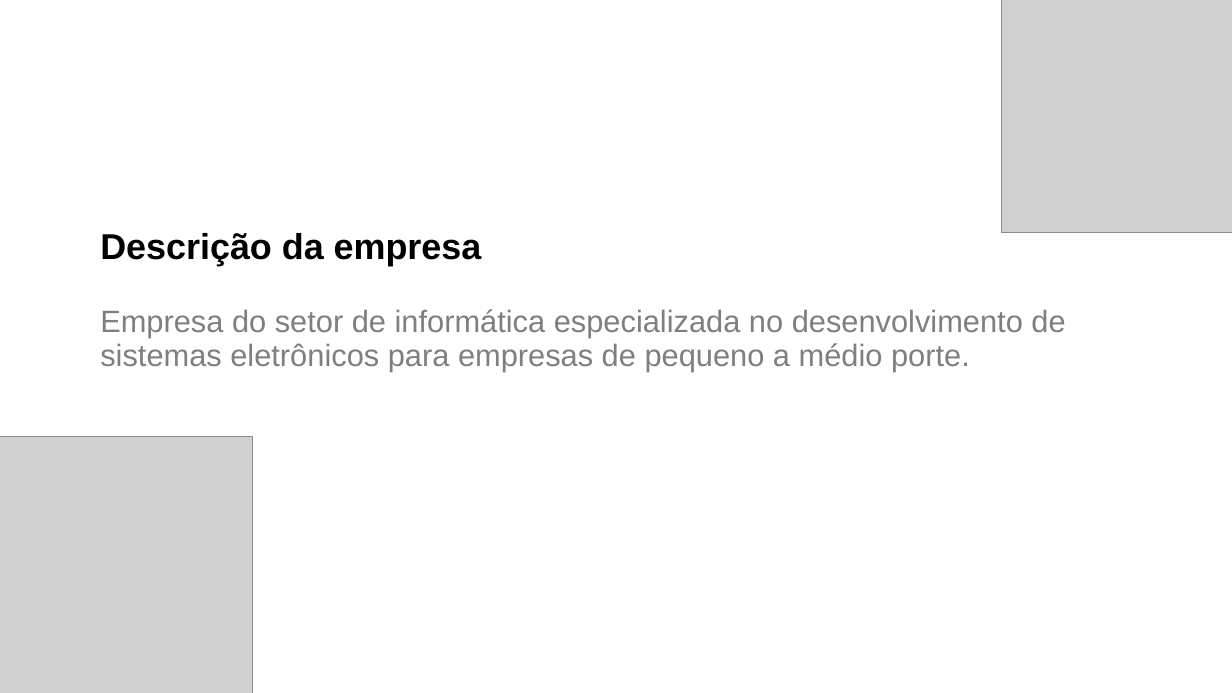
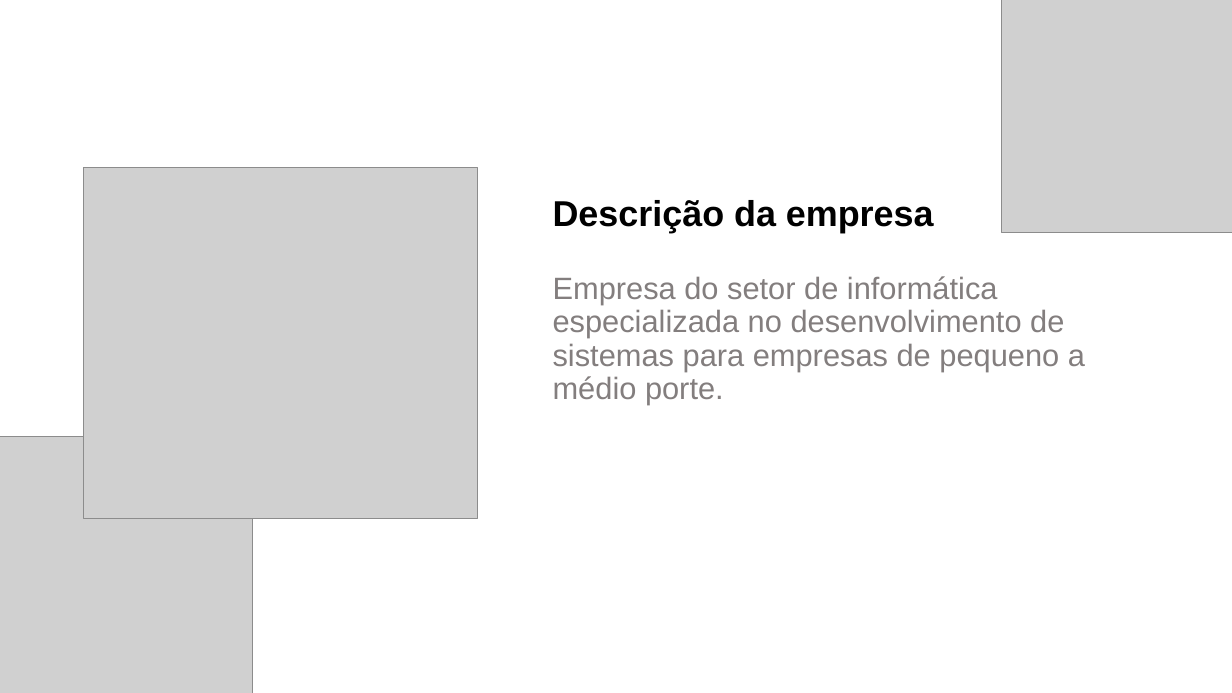
Before and after one commit to Sirius-tcc/Documents, a slide deck: slide 8 of slides/PreviaTCC.pptx. Drawn at 1232x693 pixels with LibreOffice and Linux fonts; fonts in the diff are those of the drawing; grey boxes stand for pictures. Boxes give left, top, right and bottom in pixels: in the first picture for what was removed or moved away, otherwise in the second. Text is boxed around its words. In the diff, an @@ line names an element or a change of style, - is before the commit and + after.

Commit message:
Update MER and Slide

```diff
--- a/slides/PreviaTCC.pptx
+++ b/slides/PreviaTCC.pptx
@@ picture added at <box>84,168,478,519</box> @@
@@ title at <box>553,200,1085,405</box>: text changed @@
-Descrição da empresa
-Empresa do setor de informática especializada no desenvolvimento de sistemas eletrônicos para empresas de pequeno a médio porte.
+Descrição da empresa
+Empresa do setor de informática especializada no desenvolvimento de sistemas para empresas de pequeno a médio porte.
```
Also in this commit, not shown: 5 other slides changed, 4 slides added, 5 slides removed, 2 other files.
